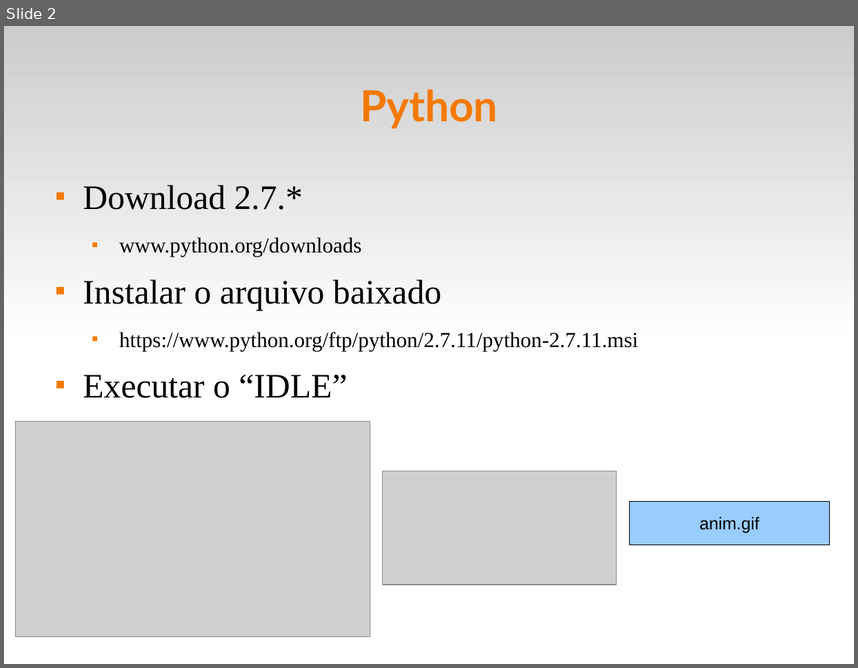
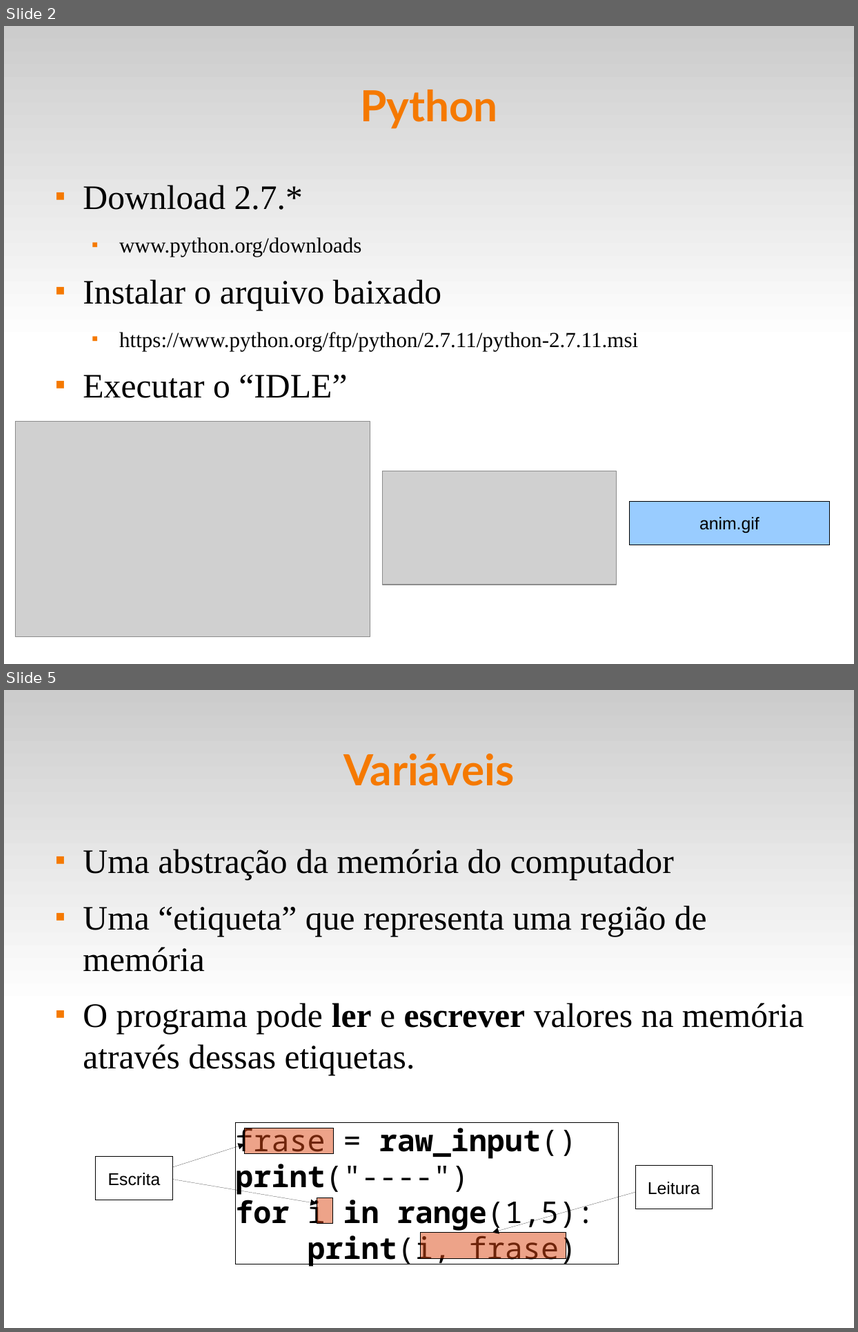
Before and after one commit to fsantanna-uerj/IPD, a slide deck: slides/ipd-02.odp. Shown one above the other, each under a label of ours: slide 2 before the commit, slides 2 and 5 after it; the slides between them are not shown. The pictures are 858x668 and 858x1332 pixels, drawn with LibreOffice and Linux fonts; fonts in the diff are those of the drawing; grey boxes stand for pictures. Boxes give left, top, right and bottom in pixels: in the first picture for what was removed or moved away, otherwise in the second. Text is boxed around its words. In the diff, an @@ line names an element or a change of style, - is before the commit and + after.

```diff
--- a/slides/ipd-02.odp
+++ b/slides/ipd-02.odp
@@ slide 5 added at bbox=[4, 690, 854, 1328], background #FFFFFF; not listed: 1 template element that a slide beside it also shows @@
@@ title added at bbox=[343, 753, 514, 786], 40 pt, text #F57900, bold @@
+Variáveis
@@ text added at bbox=[83, 849, 804, 1075], 32 pt, text #000000 @@
+■ Uma abstração da memória do computador
+■ Uma “etiqueta” que representa uma região de memória
+■ O programa pode ler e escrever valores na memória através dessas etiquetas.
@@ rectangle added at bbox=[235, 1122, 619, 1264], fill #FFFFFF, outline #000000 0 pt, 28 pt, text #000000 @@
+frase = raw_input()
+print("----")
+for i in range(1,5):
+print(i, frase)
@@ arrow added from (173, 1167) to (245, 1144), #000000 0 pt @@
@@ rectangle added at bbox=[245, 1128, 334, 1154], fill #DD4814 at 50% opacity, outline #000000 0 pt @@
@@ rectangle added at bbox=[96, 1156, 173, 1199], fill #FFFFFF, outline #000000 0 pt, 16 pt, text #000000 @@
+Escrita
@@ rectangle added at bbox=[636, 1165, 713, 1208], fill #FFFFFF, outline #000000 0 pt, 16 pt, text #000000 @@
+Leitura
@@ arrow added from (173, 1179) to (317, 1203), #000000 0 pt @@
@@ rectangle added at bbox=[317, 1198, 332, 1224], fill #DD4814 at 50% opacity, outline #000000 0 pt @@
@@ arrow added from (636, 1192) to (493, 1232), #000000 0 pt @@
@@ rectangle added at bbox=[421, 1232, 566, 1259], fill #DD4814 at 50% opacity, outline #000000 0 pt @@
```
Also in this commit, not shown: 10 other slides added, 10 other files.
